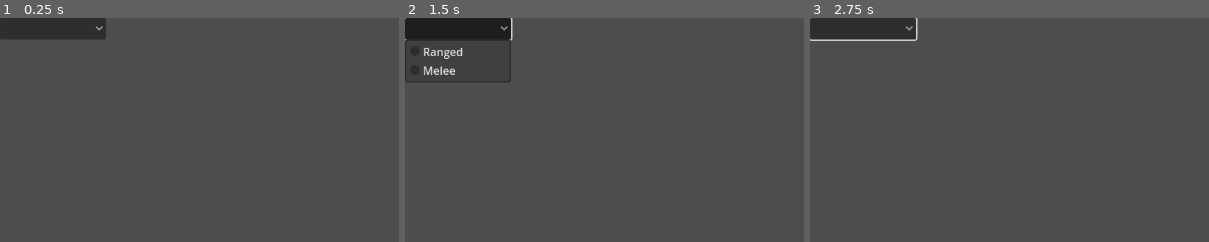
Above: before the commit, frames 1-3 (left to right).
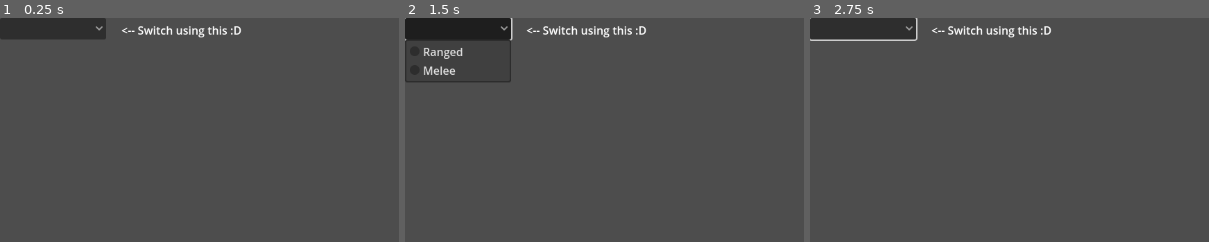
Above: after the commit, the same moments.

Repository: Sparrowworks/Vanguard
Game: Godot game, scene res://test_scene/test.tscn
The game is run twice, just before and just after one commit, with the same random seed, the same clock (stepped at 60 frames per second) and the same inputs. The engine's default icon, where the game draws it, is replaced by a stand-in: a white triangle on a blue panel in a dark square.
Inputs (mouse positions are % of the whole screen's width and height, from its top left):
- Up to frame 1 (0.25 s): no input
- Up to frame 2 (1.5 s): tap Enter at 0.5 s; move the mouse to (72, 45) at 0.52 s; tap E (equip) at 0.6 s; click (7, 2) at 1.25 s
- Up to frame 3 (2.75 s): tap Space at 2 s; move the mouse to (30, 55) at 2.02 s; click (30, 55) at 2.1 s
The pictures show only the part of the screen within x 0-50%, y 0-50%; the shares and areas given below are measured in that part.

The runs differ from the first frame. In frame 1, 0.6% of the frame differs, in the area x 30-61%, y 3-9%; in frame 2, 0.6%; in frame 3, 0.6%.

Commit message:
Update test.tscn
decor tbh

Diff:
--- a/test_scene/test.tscn
+++ b/test_scene/test.tscn
@@ -14,4 +14,11 @@
 popup/item_1/text = "Melee"
 popup/item_1/id = 1
 
+[node name="Label" type="Label" parent="."]
+offset_left = 175.0
+offset_top = 6.0
+offset_right = 460.0
+offset_bottom = 29.0
+text = "<-- Switch using this :D"
+
 [connection signal="item_selected" from="OptionButton" to="." method="_on_option_button_item_selected"]
